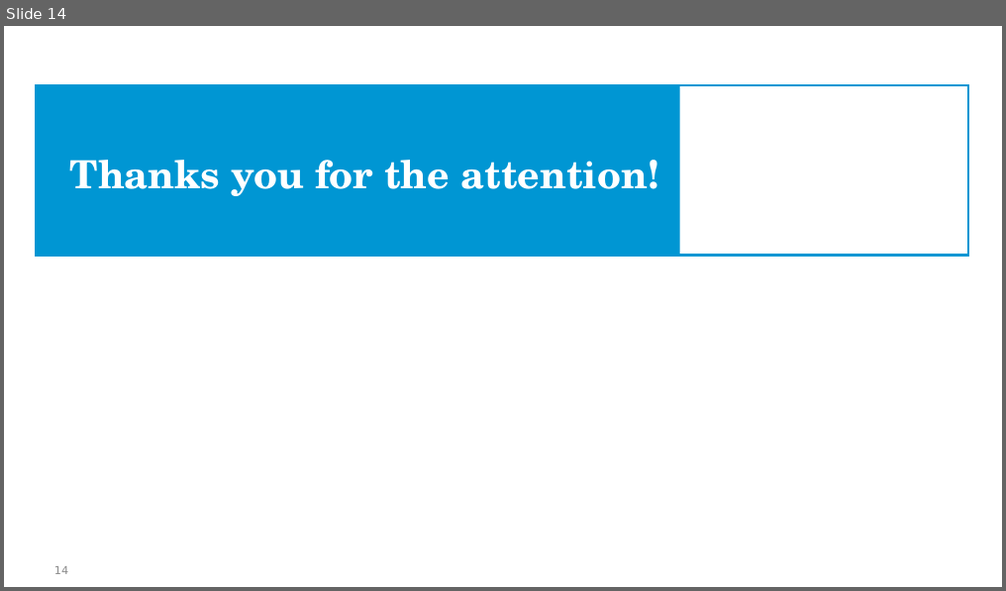
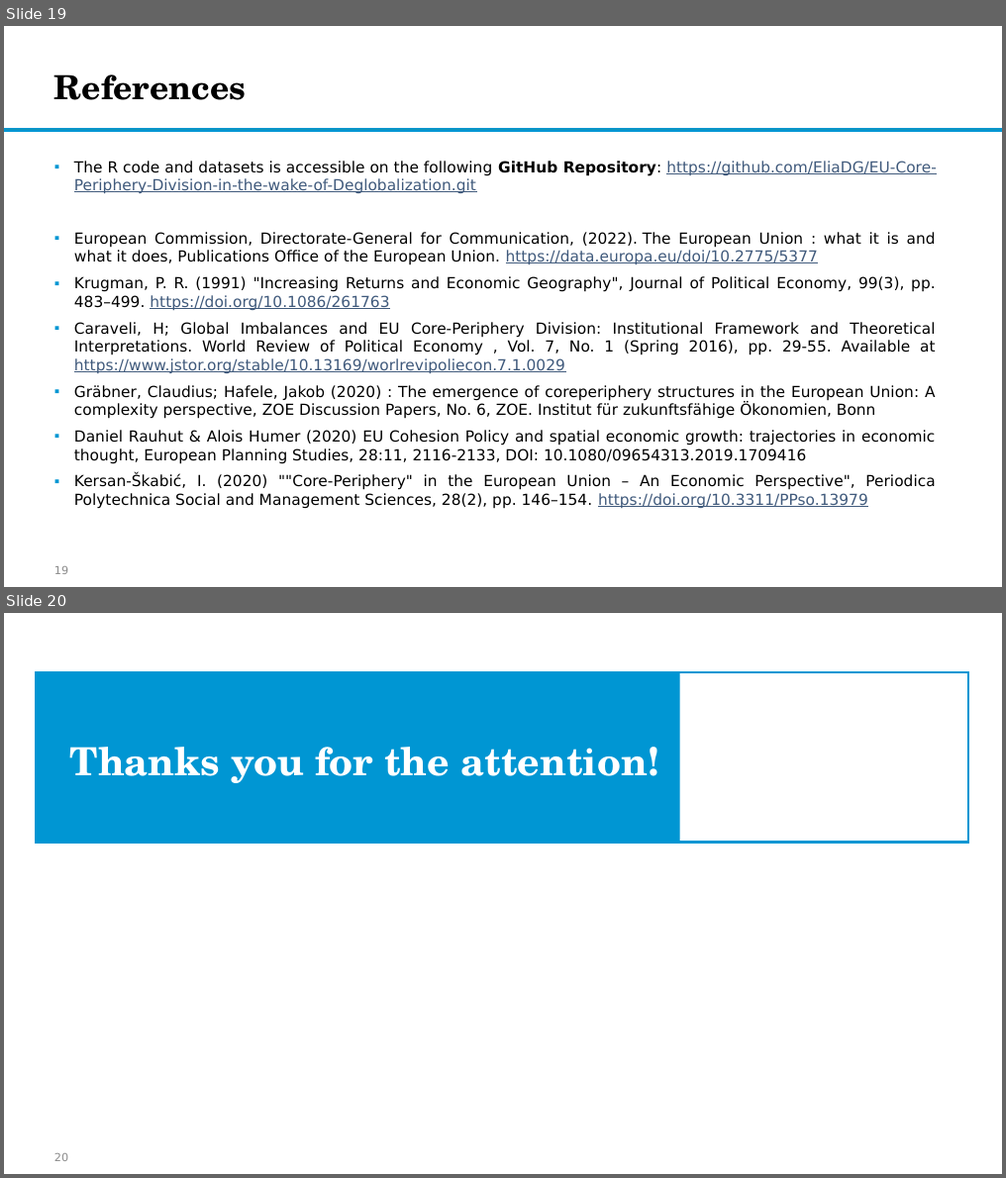
Before and after one commit to EliaDG/EU-Core-Periphery-Division-in-the-wake-of-Deglobalization, a slide deck: 03_final_data/Global Imbalances and Core-Periphery Model in the EU.pptx. Shown one above the other, each under a label of ours: slide 14 before the commit, slides 19 and 20 after it. The pictures are 1006x591 and 1006x1178 pixels, drawn with LibreOffice and Linux fonts; fonts in the diff are those of the drawing; background and template pictures are left out. Boxes give left, top, right and bottom in pixels: in the first picture for what was removed or moved away, otherwise in the second. Text is boxed around its words. In the diff, an @@ line names an element or a change of style, - is before the commit and + after.

```diff
--- a/03_final_data/Global Imbalances and Core-Periphery Model in the EU.pptx
+++ b/03_final_data/Global Imbalances and Core-Periphery Model in the EU.pptx
@@ slide 19 added at bbox=[4, 26, 1002, 587], background #FFFFFF @@
@@ title added at bbox=[54, 75, 247, 100], 24 pt, text #000000, bold @@
+References
@@ rectangle added at bbox=[4, 129, 1002, 131], fill #0C94B7, outline #0096D3 1 pt @@
@@ text added at bbox=[74, 161, 936, 509], 11 pt, text #000000 @@
+▪ The R code and datasets is accessible on the following GitHub Repository: https://github.com/EliaDG/EU-Core-Periphery-Division-in-the-wake-of-Deglobalization.git
+▪ European Commission, Directorate-General for Communication, (2022). The European Union : what it is and what it does, Publications Office of the European Union. https://data.europa.eu/doi/10.2775/5377
+▪ Krugman, P. R. (1991) "Increasing Returns and Economic Geography", Journal of Political Economy, 99(3), pp. 483–499. https://doi.org/10.1086/261763
+▪ Caraveli, H; Global Imbalances and EU Core-Periphery Division: Institutional Framework and Theoretical Interpretations. World Review of Political Economy , Vol. 7, No. 1 (Spring 2016), pp. 29-55. Available at https://www.jstor.org/stable/10.13169/worlrevipoliecon.7.1.0029
+▪ Gräbner, Claudius; Hafele, Jakob (2020) : The emergence of coreperiphery structures in the European Union: A complexity perspective, ZOE Discussion Papers, No. 6, ZOE. Institut für zukunftsfähige Ökonomien, Bonn
+▪ Daniel Rauhut & Alois Humer (2020) EU Cohesion Policy and spatial economic growth: trajectories in economic thought, European Planning Studies, 28:11, 2116-2133, DOI: 10.1080/09654313.2019.1709416
+▪ Kersan-Škabić, I. (2020) ""Core-Periphery" in the European Union – An Economic Perspective", Periodica Polytechnica Social and Management Sciences, 28(2), pp. 146–154. https://doi.org/10.3311/PPso.13979
@@ page number added at bbox=[54, 567, 68, 574], 8 pt, text #8C8C8C @@
+19
@@ what was slide 14 is now slide 20 @@
@@ page number at bbox=[54, 1154, 68, 1161]: text changed @@
-14
+20
```
Also in this commit, not shown: 6 slides changed, 16 other slides added, 7 slides removed, 11 other files.
